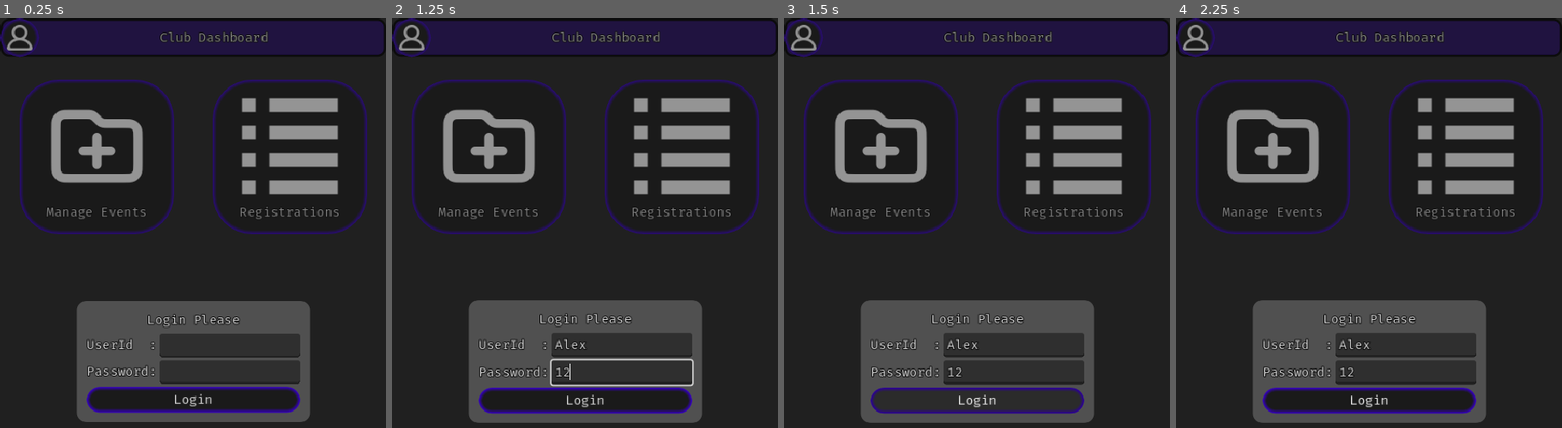
Above: before the commit, frames 1-4 (left to right).
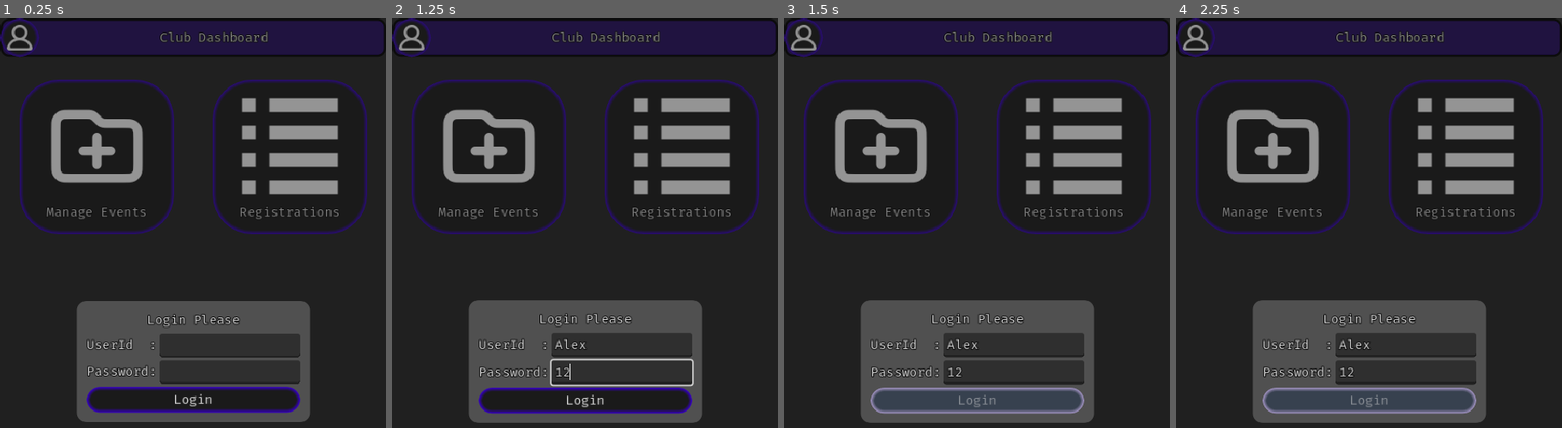
Above: after the commit, the same moments.

Repository: master172/clubdashboard
Game: Godot game, scene res://src/Main/Main.tscn
Same seed, same stepped clock (60 frames per second), same inputs: the game is played once before the commit and once after it.
Inputs (mouse positions are in pixels of both pictures, inside the frame that each line leads up to):
- Up to frame 1 (0.25 s): no input
- Up to frame 2 (1.25 s): click (619, 346) at 0.52 s; type "Alex" at 0.6 s; click (619, 370) at 0.75 s; type "12" at 0.83 s
- Up to frame 3 (1.5 s): click "Login" at 1.25 s
- Up to frame 4 (2.25 s): click (1195, 38) at 2 s

Frames 1-2 are identical in both runs. In frame 3, 3.4% of the frame differs, in the area x 22-78%, y 90-97%; in frame 4, 3.5%.

Commit message:
add a few qol changes

Diff:
--- a/Autoload/Utils.gd
+++ b/Autoload/Utils.gd
@@ -1,6 +1,5 @@
 extends Node
 
-var login_user_id:String = ""
 var login_club:String = ""
 
 var register_form:Queue = Queue.new()
@@ -9,6 +8,38 @@
 var logged_in:bool = false
 var user_id:String = ""
 var password:String = ""
+
+const SAVE_DIRECTORY = "user://save/"
+const SAVE_PATH = "save.tres"
+
+@export var save:save_file = save_file.new()
+
+func _ready() -> void:
+	load_data(SAVE_DIRECTORY,SAVE_PATH)
+
+func save_info():
+	save.logged_in = logged_in
+	save.club_name = login_club
+	save.login_id = user_id
+	save_data(SAVE_DIRECTORY,SAVE_PATH)
+
+func verify_save_directory(directory:String)->void:
+	if not DirAccess.dir_exists_absolute(directory):
+		DirAccess.make_dir_recursive_absolute(directory)
+
+func save_data(directory:String,path:String)->void:
+	verify_save_directory(directory)
+	ResourceSaver.save(save,directory+path)
+
+func load_data(directory:String,path:String)->void:
+	if FileAccess.file_exists(directory+path):
+		save = ResourceLoader.load(directory+path)
+		apply_data()
+
+func apply_data():
+	logged_in = save.logged_in
+	login_club = save.club_name
+	user_id = save.login_id
 
 func is_valid_phone_number(phone: String) -> bool:
 	var regex := RegEx.new()
--- a/src/Main/main.gd
+++ b/src/Main/main.gd
@@ -73,6 +73,7 @@
 		profile_backdrop._set_data()
 		login_container.visible = false
 		Utils.logged_in = true
+		Utils.save_info()
 	else:
 		push_error("request failed response code: ",response_code)
 
@@ -83,9 +84,11 @@
 	temp_user_id = ""
 	temp_user_password = ""
 
+
 func _on_log_out_pressed() -> void:
 	Utils.logged_in = false
 	Utils.user_id = ""
 	Utils.password = ""
 	Utils.login_club = ""
 	get_tree().reload_current_scene()
+	Utils.save_info()
--- a/src/UIComponents/login_panel.gd
+++ b/src/UIComponents/login_panel.gd
@@ -2,6 +2,7 @@
 
 @onready var user_id: LineEdit = $MarginContainer/VBoxContainer/Contents/MarginContainer/VBoxContainer/UserId/UserID
 @onready var password_entry: LineEdit = $MarginContainer/VBoxContainer/Contents/MarginContainer/VBoxContainer/Password/PasswordEntry
+@onready var login_button: Button = $MarginContainer/VBoxContainer/Login
 
 signal login(userId:String,password:String)
 @onready var invalid: Label = $MarginContainer/VBoxContainer/Invalid
@@ -13,6 +14,7 @@
 	invalid.visible = false
 
 func login_failed():
+	login_button.disabled = false
 	user_id.text = ""
 	password_entry.text = ""
 	invalid.visible = true
@@ -33,4 +35,5 @@
 		OS.alert("please enter proper user id")
 		return
 
+	login_button.disabled = true
 	emit_signal("login",login_id,passcode)
--- /dev/null
+++ b/src/resources/save_file.gd
@@ -0,0 +1,6 @@
+extends Resource
+class_name save_file
+
+@export var logged_in:bool = false
+@export var login_id:String = ""
+@export var club_name:String = ""
Not shown, added: src/resources/save_file.gd.uid
